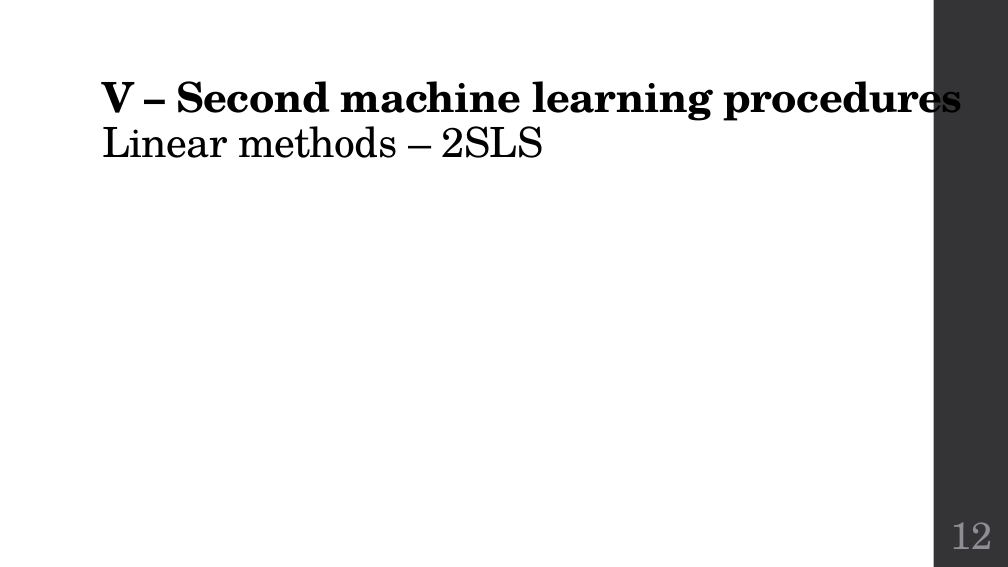
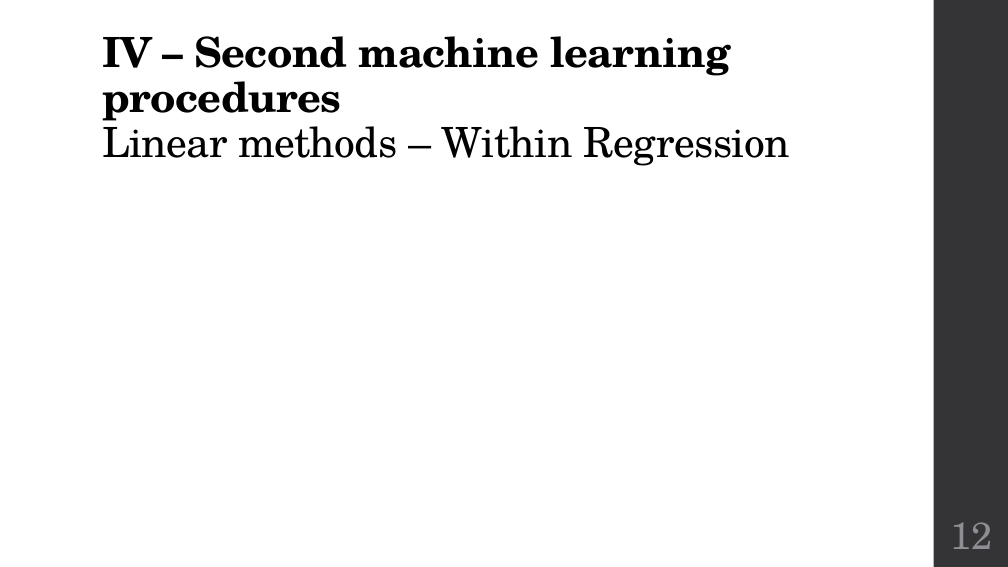
Before and after one commit to jveillon/Projet_Statapp, a slide deck: slide 12 of Soutenance/Soutenance - Présentation.pptx. Drawn at 1008x567 pixels with LibreOffice and Linux fonts; fonts in the diff are those of the drawing; grey boxes stand for pictures. Boxes give left, top, right and bottom in pixels: in the first picture for what was removed or moved away, otherwise in the second. Text is boxed around its words. In the diff, an @@ line names an element or a change of style, - is before the commit and + after.

```diff
--- a/Soutenance/Soutenance - Présentation.pptx
+++ b/Soutenance/Soutenance - Présentation.pptx
@@ title at bbox=[102, 36, 790, 166]: text changed @@
-V – Second machine learning procedures
-Linear methods – 2SLS
+IV – Second machine learning procedures
+Linear methods – Within Regression
```
Also in this commit, not shown: 15 other slides changed, 4 slides added, 5 slides removed, 5 other files.
